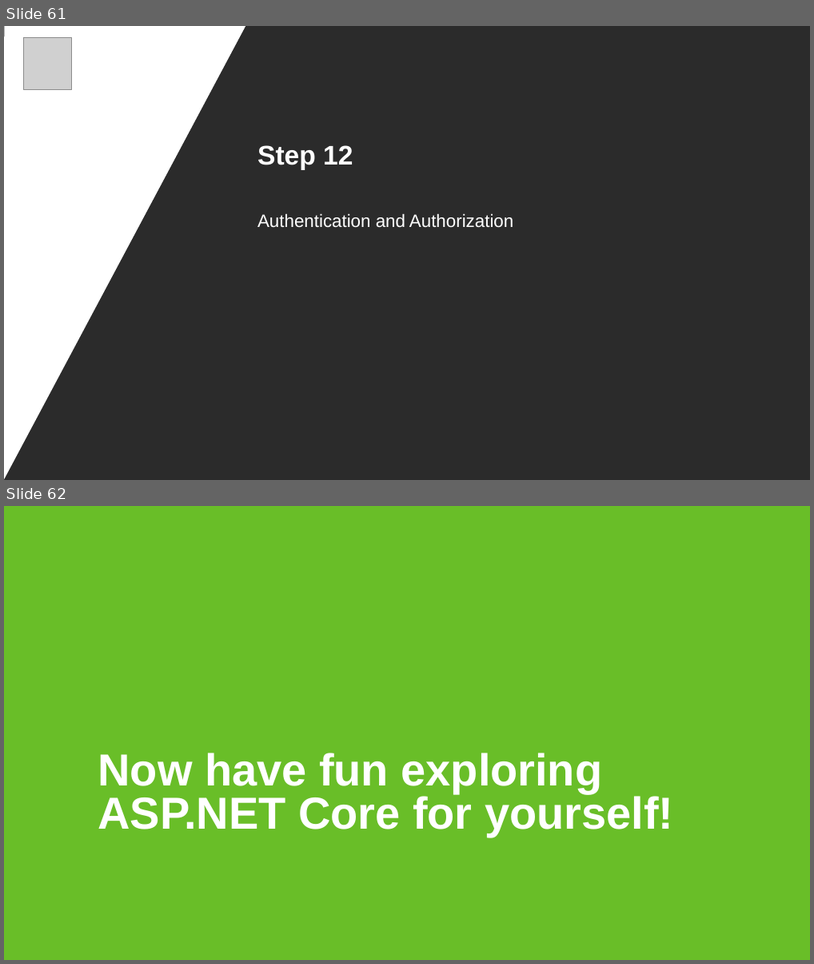
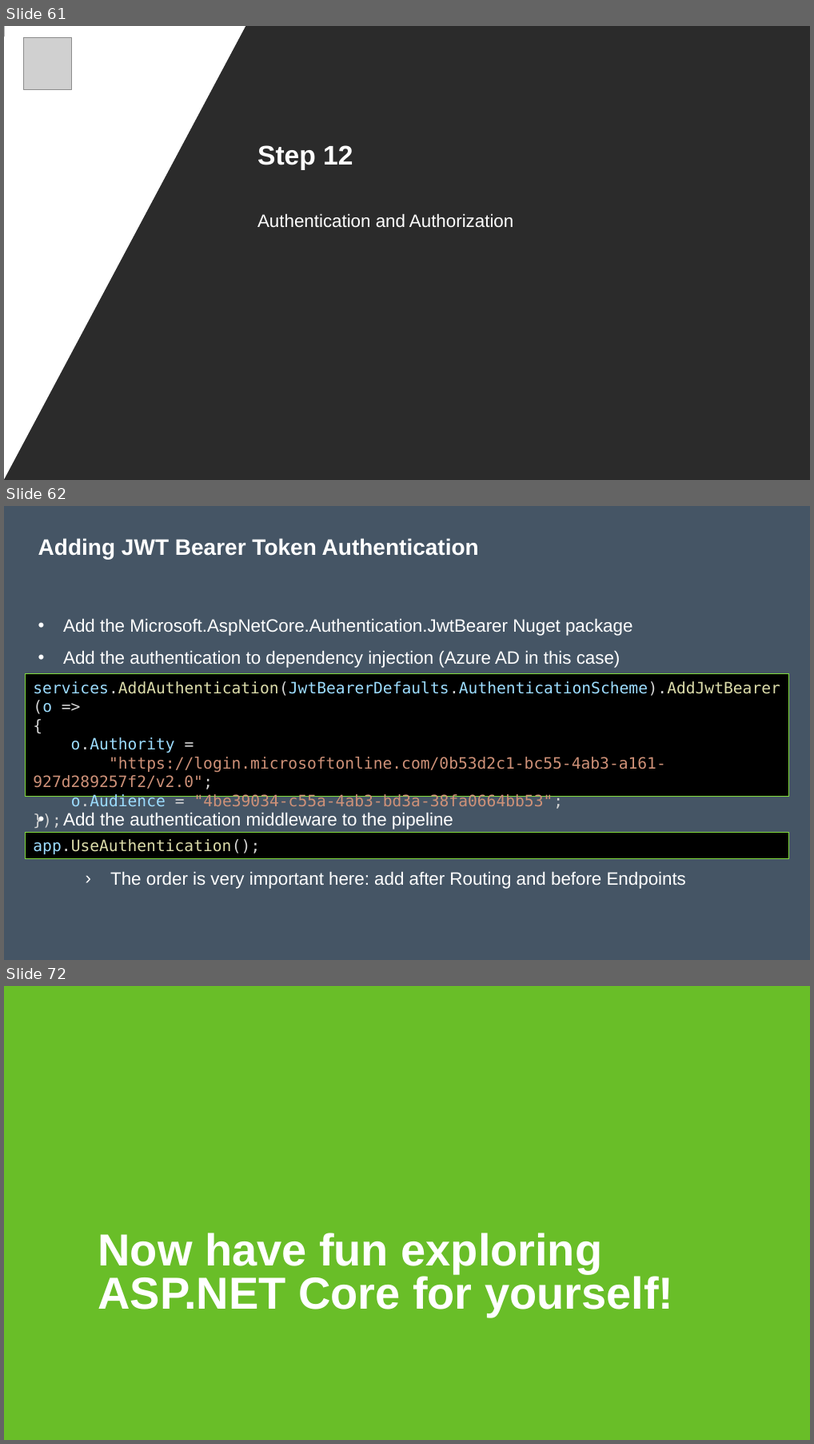
Before and after one commit to nickverschueren/devcruise-2019, a slide deck: Slides/Building an API.pptx. Shown one above the other, each under a label of ours: slides 61 and 62 before the commit, slides 61, 62 and 72 after it; the slides between them are not shown. The pictures are 814x964 and 814x1444 pixels, drawn with LibreOffice and Linux fonts; fonts in the diff are those of the drawing; grey boxes stand for pictures; background and template pictures are left out; a plain dark background stands for a picture behind light text. Boxes give left, top, right and bottom in pixels: in the first picture for what was removed or moved away, otherwise in the second. Text is boxed around its words. In the diff, an @@ line names an element or a change of style, - is before the commit and + after.

```diff
--- a/Slides/Building an API.pptx
+++ b/Slides/Building an API.pptx
@@ slide 62 added at box(4, 506, 810, 960), background #455565 @@
@@ title added at box(38, 538, 479, 559), 20 pt, text #FFFFFF, bold @@
+Adding JWT Bearer Token Authentication
@@ text added at box(63, 619, 686, 888), 16 pt, text #FFFFFF @@
+• Add the Microsoft.AspNetCore.Authentication.JwtBearer Nuget package
+• Add the authentication to dependency injection (Azure AD in this case)
+• Add the authentication middleware to the pipeline
+    › The order is very important here: add after Routing and before Endpoints
@@ rectangle added at box(25, 674, 789, 796), fill #000000, outline #82DC3C 0.75 pt, 14 pt, text #CE9178 @@
+services.AddAuthentication(JwtBearerDefaults.AuthenticationScheme).AddJwtBearer(o =>
+{
+o.Authority =
+"https://login.microsoftonline.com/0b53d2c1-bc55-4ab3-a161-927d289257f2/v2.0";
+o.Audience = "4be39034-c55a-4ab3-bd3a-38fa0664bb53";
+});
@@ rectangle added at box(25, 832, 789, 860), fill #000000, outline #82DC3C 0.75 pt, 14 pt, text #DCDCAA @@
+app.UseAuthentication();
@@ what was slide 62 is now slide 72 @@
```
Also in this commit, not shown: 9 other slides added, 1 other file.
